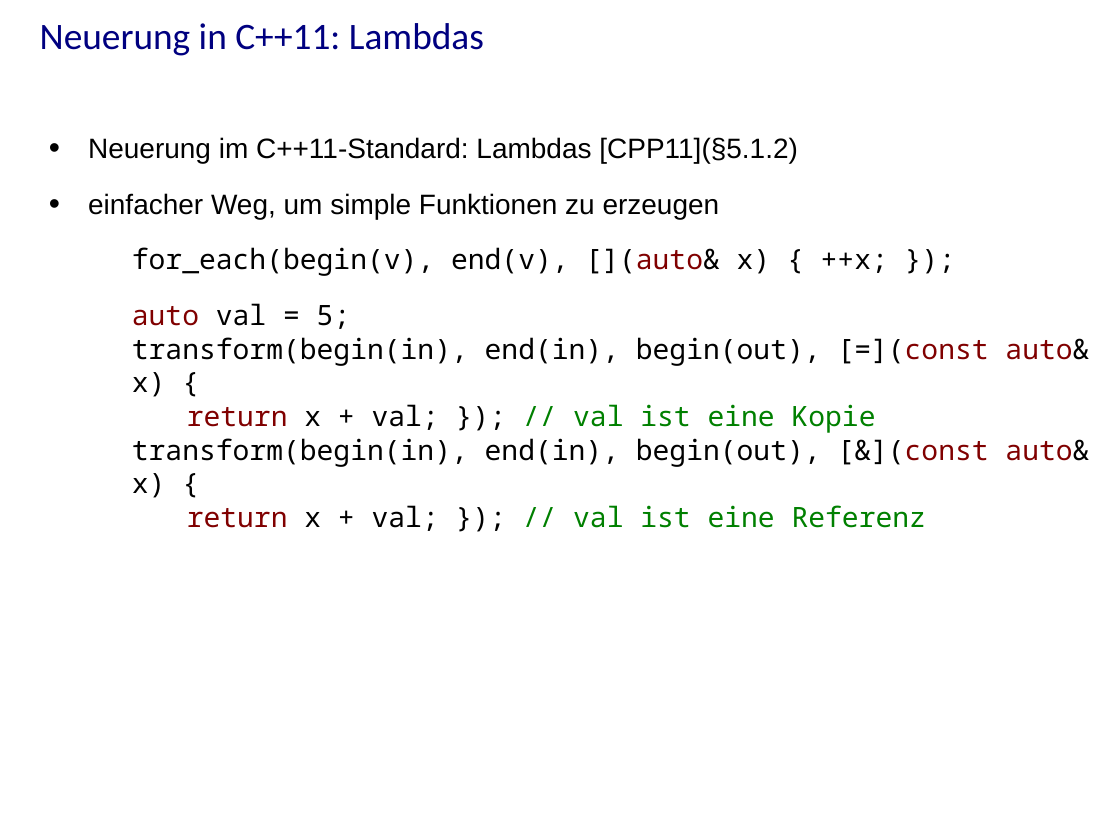
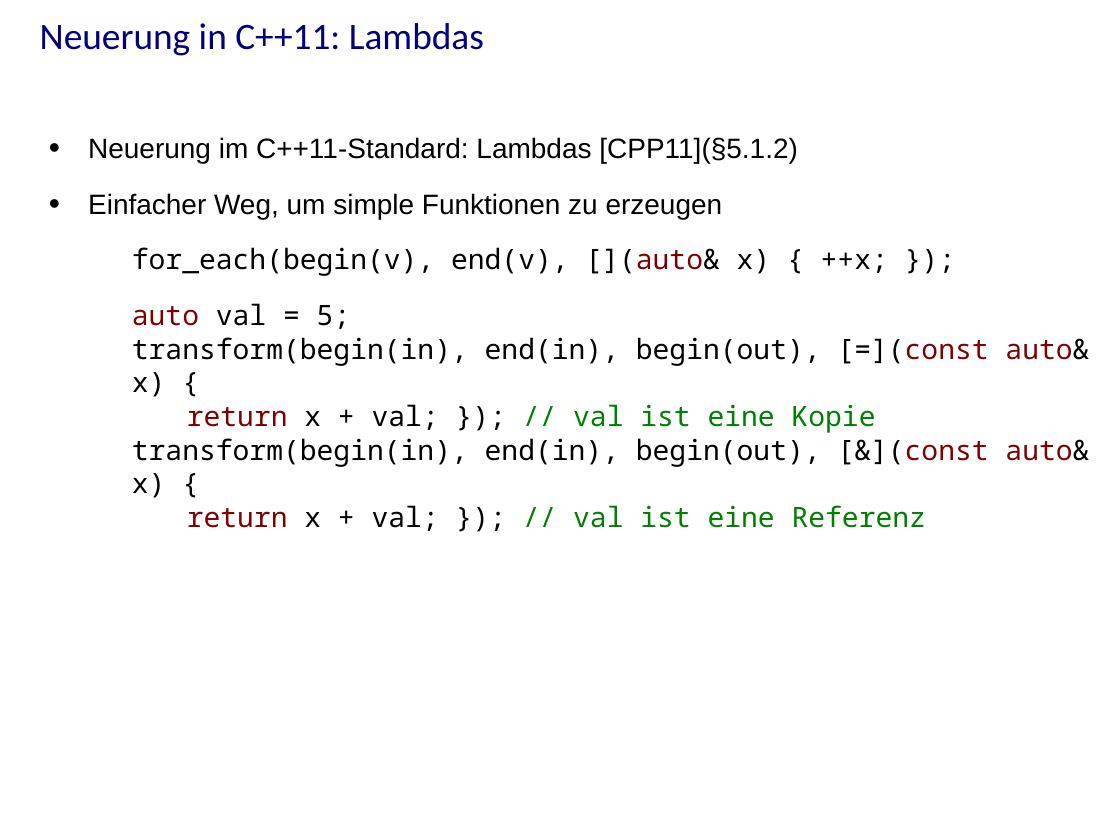
Before and after one commit to j-stephan/hs16, a slide deck: slide 37 of presentation/presentation.odp. Drawn at 1120x840 pixels with LibreOffice and Linux fonts; fonts in the diff are those of the drawing; background and template pictures are left out. Boxes give left, top, right and bottom in pixels: in the first picture for what was removed or moved away, otherwise in the second. Text is boxed around its words. In the diff, an @@ line names an element or a change of style, - is before the commit and + after.

```diff
--- a/presentation/presentation.odp
+++ b/presentation/presentation.odp
@@ text at box(88, 193, 723, 219): text changed @@
-• einfacher Weg, um simple Funktionen zu erzeugen
+• Einfacher Weg, um simple Funktionen zu erzeugen
```
Also in this commit, not shown: 21 other slides changed, 1 slide added, 3 other files.
